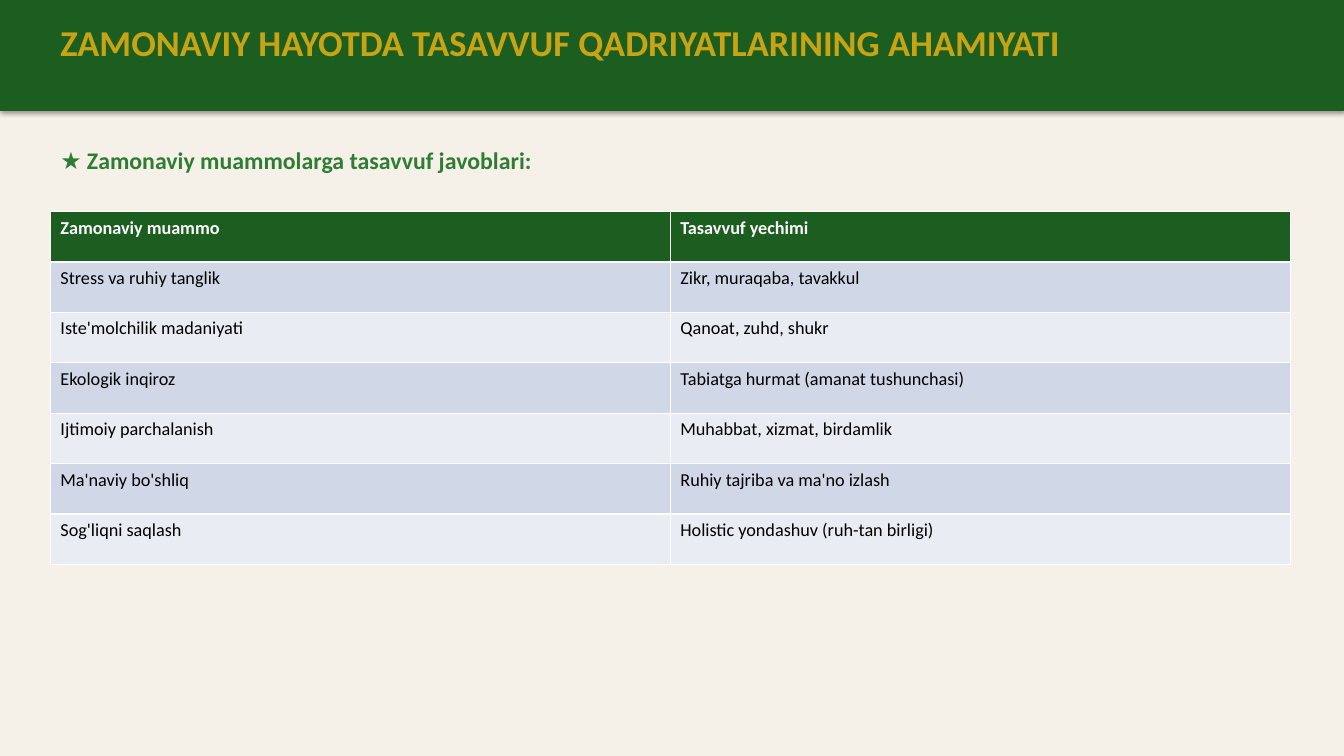
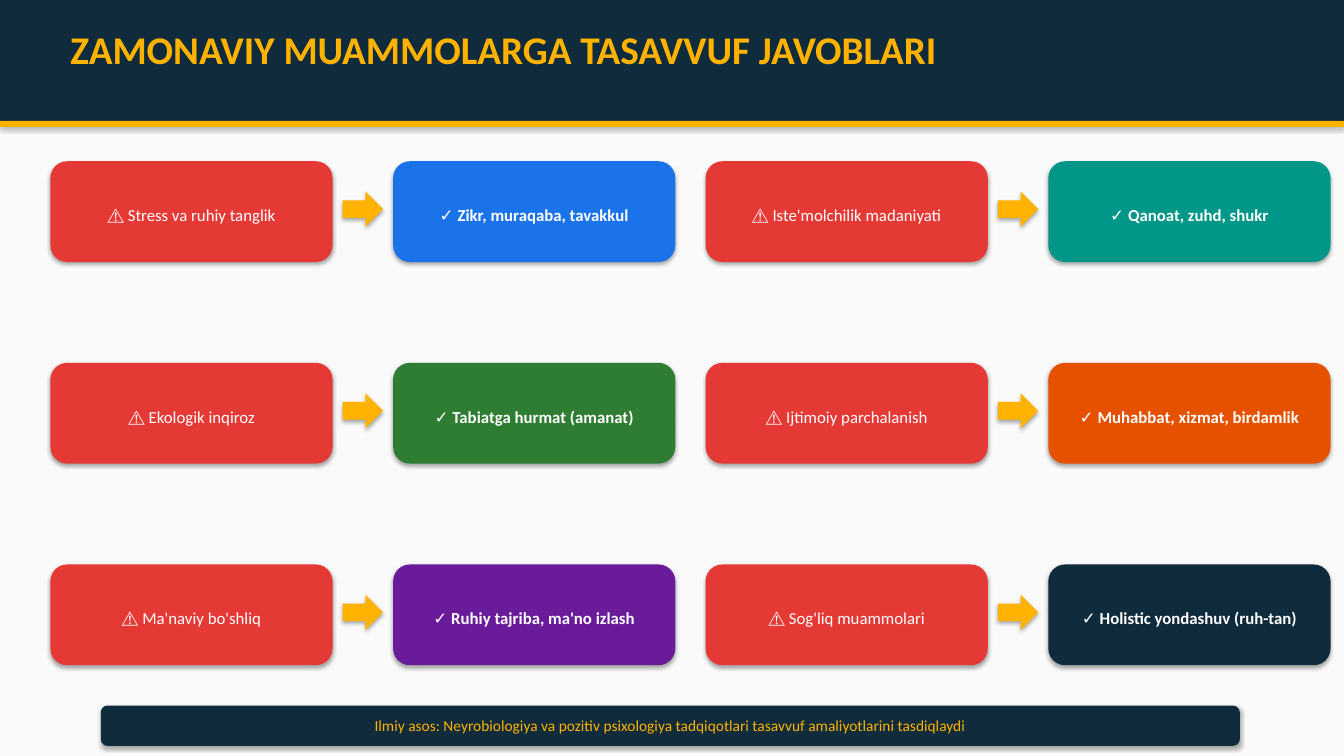
Before and after one commit to chinpolatovumidjon88-lab/BADIRYAR, a slide deck: slide 12 of Tasavvuf_Qadriyatlar_Taqdimot.pptx. Drawn at 1344x756 pixels with LibreOffice and Linux fonts; fonts in the diff are those of the drawing. Boxes give left, top, right and bottom in pixels: in the first picture for what was removed or moved away, otherwise in the second. Text is boxed around its words. In the diff, an @@ line names an element or a change of style, - is before the commit and + after.

Commit message:
Tasavvuf taqdimoti v2: grafiklar, sxemalar, diagrammalar bilan

```diff
--- a/Tasavvuf_Qadriyatlar_Taqdimot.pptx
+++ b/Tasavvuf_Qadriyatlar_Taqdimot.pptx
@@ background #F5F0E8 to #FAFAFA @@
@@ rectangle: place and size @@
-rectangle at box(0, 0, 1344, 111)
+rectangle at box(0, 0, 1344, 121)
@@ rectangle at box(0, 0, 1344, 121): fill #1B5E20 to #0F2B3C @@
@@ text removed at box(60, 32, 1059, 61) @@
-ZAMONAVIY HAYOTDA TASAVVUF QADRIYATLARINING AHAMIYATI
@@ text at box(70, 38, 936, 65): text changed; size 17 to 28 pt; text colour #2E7D32 to #FFB300 @@
-★ Zamonaviy muammolarga tasavvuf javoblari:
+ZAMONAVIY MUAMMOLARGA TASAVVUF JAVOBLARI
@@ rectangle added at box(0, 121, 1344, 127), fill #FFB300 @@
@@ rounded rectangle added at box(50, 161, 333, 262), fill #E53935, 12 pt, text #FFFFFF @@
+⚠ Stress va ruhiy tanglik
@@ rounded rectangle added at box(393, 161, 676, 262), fill #1A73E8, 12 pt, text #FFFFFF, bold @@
+✓ Zikr, muraqaba, tavakkul
@@ rounded rectangle added at box(706, 161, 988, 262), fill #E53935, 12 pt, text #FFFFFF @@
+⚠ Iste'molchilik madaniyati
@@ rounded rectangle added at box(1049, 161, 1331, 262), fill #009688, 12 pt, text #FFFFFF, bold @@
+✓ Qanoat, zuhd, shukr
@@ right arrow added at box(343, 192, 383, 227), fill #FFB300 @@
@@ right arrow added at box(998, 192, 1038, 227), fill #FFB300 @@
@@ table removed at box(50, 212, 1291, 565), 7 rows, 2 columns @@
-Zamonaviy muammo | Tasavvuf yechimi
-Stress va ruhiy tanglik | Zikr, muraqaba, tavakkul
-Iste'molchilik madaniyati | Qanoat, zuhd, shukr
-Ekologik inqiroz | Tabiatga hurmat (amanat tushunchasi)
-Ijtimoiy parchalanish | Muhabbat, xizmat, birdamlik
-Ma'naviy bo'shliq | Ruhiy tajriba va ma'no izlash
-Sog'liqni saqlash | Holistic yondashuv (ruh-tan birligi)
@@ rounded rectangle added at box(50, 363, 333, 464), fill #E53935, 12 pt, text #FFFFFF @@
+⚠ Ekologik inqiroz
@@ rounded rectangle added at box(393, 363, 676, 464), fill #2E7D32, 12 pt, text #FFFFFF, bold @@
+✓ Tabiatga hurmat (amanat)
@@ rounded rectangle added at box(706, 363, 988, 464), fill #E53935, 12 pt, text #FFFFFF @@
+⚠ Ijtimoiy parchalanish
@@ rounded rectangle added at box(1049, 363, 1331, 464), fill #E65100, 12 pt, text #FFFFFF, bold @@
+✓ Muhabbat, xizmat, birdamlik
@@ right arrow added at box(343, 393, 383, 429), fill #FFB300 @@
@@ right arrow added at box(998, 393, 1038, 429), fill #FFB300 @@
@@ rounded rectangle added at box(50, 565, 333, 665), fill #E53935, 12 pt, text #FFFFFF @@
+⚠ Ma'naviy bo'shliq
@@ rounded rectangle added at box(393, 565, 676, 665), fill #6A1B9A, 12 pt, text #FFFFFF, bold @@
+✓ Ruhiy tajriba, ma'no izlash
@@ rounded rectangle added at box(706, 565, 988, 665), fill #E53935, 12 pt, text #FFFFFF @@
+⚠ Sog'liq muammolari
@@ rounded rectangle added at box(1049, 565, 1331, 665), fill #0F2B3C, 12 pt, text #FFFFFF, bold @@
+✓ Holistic yondashuv (ruh-tan)
@@ right arrow added at box(343, 595, 383, 630), fill #FFB300 @@
@@ right arrow added at box(998, 595, 1038, 630), fill #FFB300 @@
@@ rounded rectangle added at box(101, 706, 1240, 746), fill #0F2B3C, 11 pt, text #FFB300 @@
+Ilmiy asos: Neyrobiologiya va pozitiv psixologiya tadqiqotlari tasavvuf amaliyotlarini tasdiqlaydi
```
Also in this commit, not shown: 13 other slides changed, 1 slide added, 1 slide removed.
